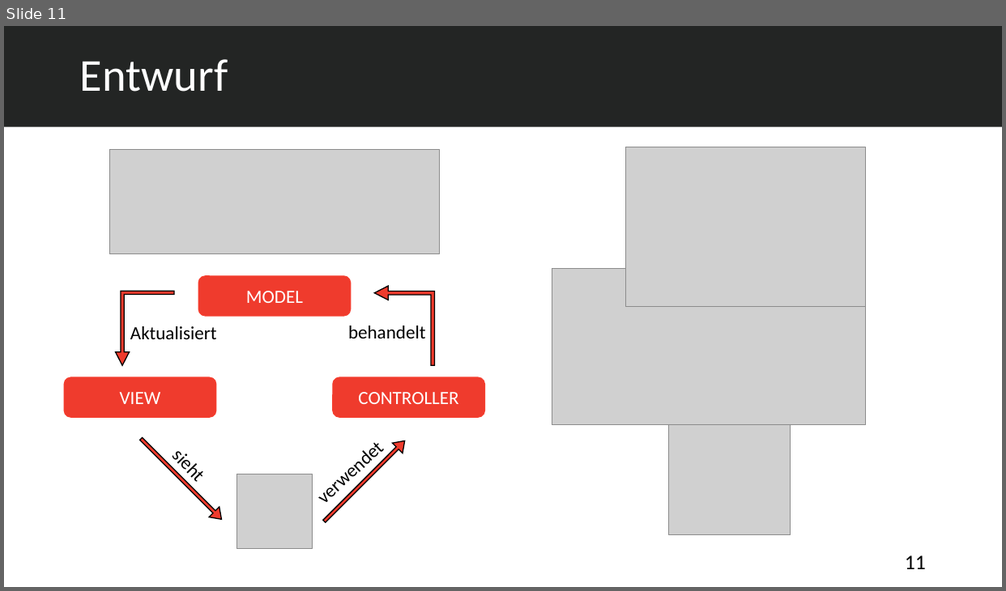
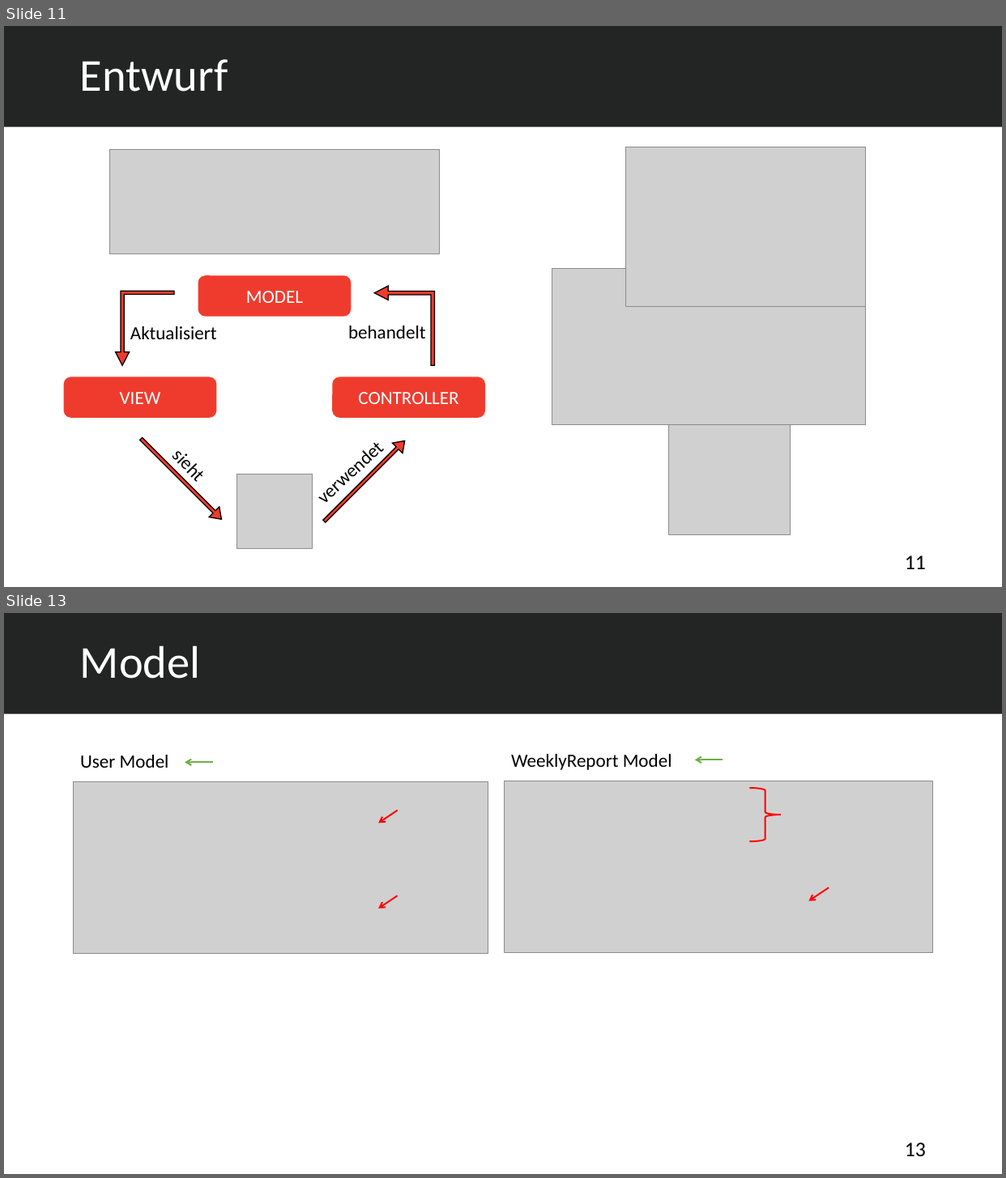
Before and after one commit to abdulsalam-emesh/Projektspresentation, a slide deck: Auszubildenden Verwaltungssystem.pptx. Shown one above the other, each under a label of ours: slide 11 before the commit, slides 11 and 13 after it; the slides between them are not shown. The pictures are 1006x591 and 1006x1178 pixels, drawn with LibreOffice and Linux fonts; fonts in the diff are those of the drawing; grey boxes stand for pictures. Boxes give left, top, right and bottom in pixels: in the first picture for what was removed or moved away, otherwise in the second. Text is boxed around its words. In the diff, an @@ line names an element or a change of style, - is before the commit and + after.

```diff
--- a/Auszubildenden Verwaltungssystem.pptx
+++ b/Auszubildenden Verwaltungssystem.pptx
@@ slide 13 added at box(4, 613, 1002, 1174), background #FFFFFF @@
@@ rectangle added at box(4, 613, 1002, 714), fill #232524 @@
@@ title added at box(80, 645, 201, 679), 44 pt, text #FFFFFF @@
+Model
@@ text added at box(80, 755, 169, 768), 18 pt, text #000000 @@
+User Model
@@ text added at box(511, 754, 672, 770), 18 pt, text #000000 @@
+WeeklyReport Model
@@ picture added at box(73, 782, 488, 954) @@
@@ arrow added from (213, 762) to (185, 762), #70AD47 1.5 pt @@
@@ picture added at box(504, 781, 933, 953) @@
@@ arrow added from (722, 760) to (695, 760), #70AD47 1.5 pt @@
@@ right brace added at box(750, 788, 781, 842), outline #FF0000 1.5 pt @@
@@ arrow added from (398, 811) to (378, 824), #FF0000 1.5 pt @@
@@ arrow added from (398, 896) to (378, 909), #FF0000 1.5 pt @@
@@ arrow added from (829, 888) to (809, 901), #FF0000 1.5 pt @@
@@ page number added at box(905, 1143, 926, 1157), 20 pt, text #000000 @@
+13
```
Also in this commit, not shown: 1 slide changed, 6 other slides added, 13 other files.
